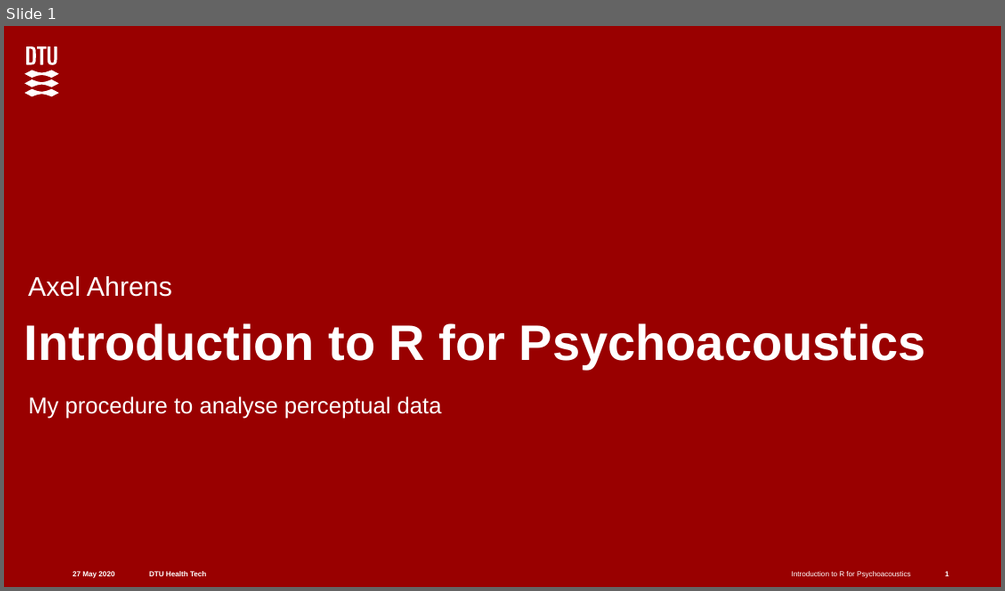
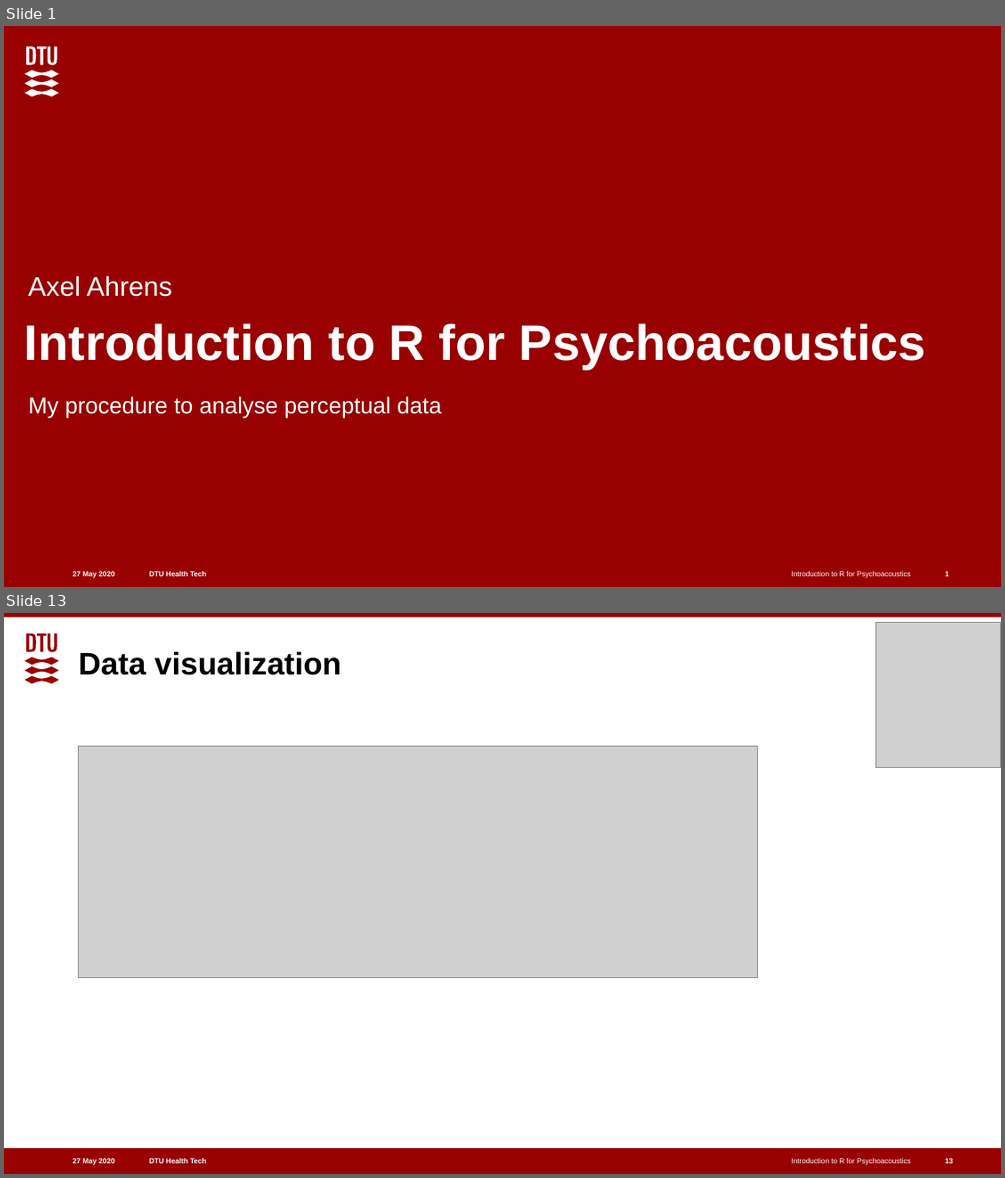
Before and after one commit to aahr/Intro-R-Psychoacoustics, a slide deck: introR4AuditoryScience.pptx. Shown one above the other, each under a label of ours: slide 1 before the commit, slides 1 and 13 after it; the slides between them are not shown. The pictures are 1005x591 and 1005x1178 pixels, drawn with LibreOffice and Linux fonts; fonts in the diff are those of the drawing; grey boxes stand for pictures. Boxes give left, top, right and bottom in pixels: in the first picture for what was removed or moved away, otherwise in the second. Text is boxed around its words. In the diff, an @@ line names an element or a change of style, - is before the commit and + after.

```diff
--- a/introR4AuditoryScience.pptx
+++ b/introR4AuditoryScience.pptx
@@ slide 13 added at [4,613,1001,1174], background #FFFFFF; not listed: 5 template elements that a slide beside it also shows @@
@@ freeform shape added at [25,634,59,684], fill #990000 @@
@@ picture added at [876,623,1001,768] @@
@@ title added at [79,651,341,675], 30 pt, text #000000, bold @@
+Data visualization
@@ picture added at [79,747,758,977] @@
@@ page number added at [945,1158,953,1163], 7 pt, text #FFFFFF, bold @@
+13
```
Also in this commit, not shown: 7 slides changed, 5 other slides added, 1 slide removed.
